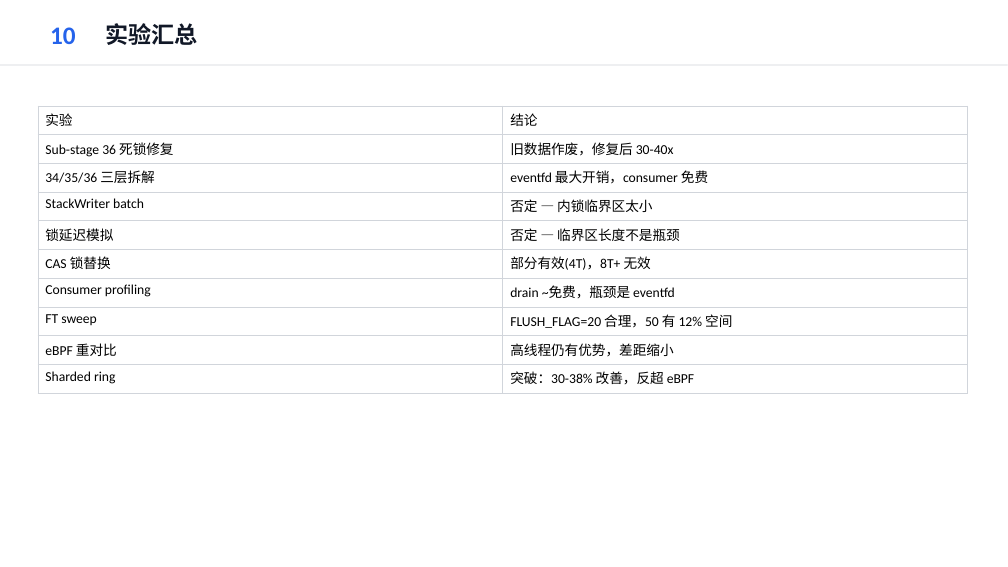
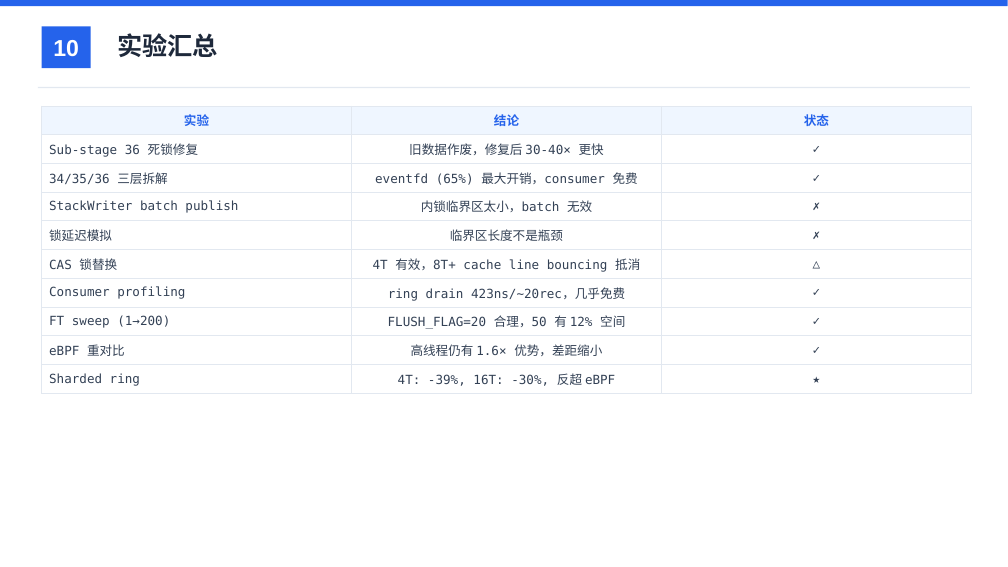
Before and after one commit to YiChiChen1106/Nativehook_linux_planb, a slide deck: slide 10 of presentation/native_hook_progress_2026-06-11.pptx. Drawn at 1008x567 pixels with LibreOffice and Linux fonts; fonts in the diff are those of the drawing. Boxes give left, top, right and bottom in pixels: in the first picture for what was removed or moved away, otherwise in the second. Text is boxed around its words. In the diff, an @@ line names an element or a change of style, - is before the commit and + after.

```diff
--- a/presentation/native_hook_progress_2026-06-11.pptx
+++ b/presentation/native_hook_progress_2026-06-11.pptx
@@ rectangle added at (0,0,1008,6), fill #2563EB @@
@@ text "10": place and size @@
-text "10" at (50,27,76,44)
+text "10" at (53,40,79,57)
@@ text "10" at (53,40,79,57): size 24 to 22 pt, font Calibri to Arial, text colour #2563EB to #FFFFFF; alignment right to centre @@
@@ rectangle added at (42,26,91,68), fill #2563EB @@
@@ text "实验汇总": place and size @@
-text "实验汇总" at (106,23,198,45)
+text "实验汇总" at (117,33,218,57)
@@ text "实验汇总" at (117,33,218,57): size 22 to 24 pt, font Calibri to Noto Sans CJK SC, text colour #111827 to #1E293B @@
@@ rectangle: place and size @@
-rectangle at (0,64,1008,66)
+rectangle at (38,87,970,88)
@@ rectangle at (38,87,970,88): fill #E5E7EB to #E2E8F0 @@
@@ table at (42,106,972,390) @@
-column 1: 实验 | Sub-stage 36 死锁修复 | 34/35/36 三层拆解 | StackWriter batch | 锁延迟模拟 | CAS 锁替换 | Consumer profiling | FT sweep | eBPF 重对比 | Sharded ring
-column 2: 结论 | 旧数据作废，修复后 30-40x | eventfd 最大开销，consumer 免费 | 否定 — 内锁临界区太小 | 否定 — 临界区长度不是瓶颈 | 部分有效(4T)，8T+ 无效 | drain ~免费，瓶颈是 eventfd | FLUSH_FLAG=20 合理，50 有 12% 空间 | 高线程仍有优势，差距缩小 | 突破：30-38% 改善，反超 eBPF
+column 1: 实验 | Sub-stage 36 死锁修复 | 34/35/36 三层拆解 | StackWriter batch publish | 锁延迟模拟 | CAS 锁替换 | Consumer profiling | FT sweep (1→200) | eBPF 重对比 | Sharded ring
+column 2: 结论 | 旧数据作废，修复后 30-40× 更快 | eventfd (65%) 最大开销，consumer 免费 | 内锁临界区太小，batch 无效 | 临界区长度不是瓶颈 | 4T 有效，8T+ cache line bouncing 抵消 | ring drain 423ns/~20rec，几乎免费 | FLUSH_FLAG=20 合理，50 有 12% 空间 | 高线程仍有 1.6× 优势，差距缩小 | 4T: -39%, 16T: -30%, 反超 eBPF
+column 3: 状态 | ✓ | ✓ | ✗ | ✗ | △ | ✓ | ✓ | ✓ | ★
@@ table: place and size @@
-table at (38,106,968,388)
+table at (42,106,972,390)
```
Also in this commit, not shown: 11 other slides changed, 2 other files.
